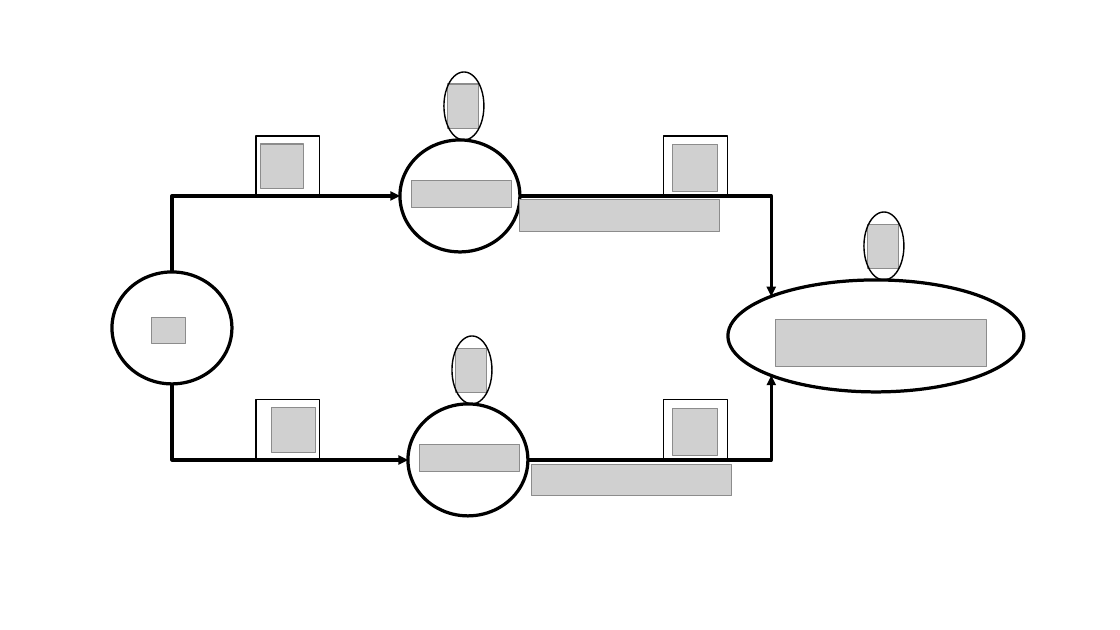
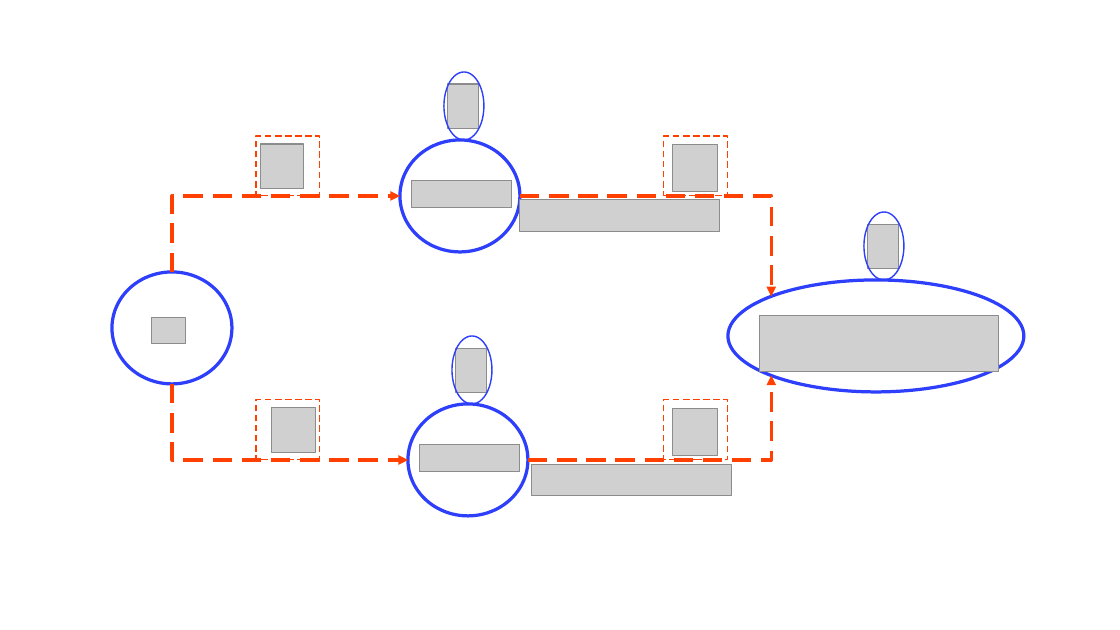
Before and after one commit to Morisset/AI4neb, a slide deck: slide 1 of docs/ANN_1_2.odp. Drawn at 1120x630 pixels with LibreOffice and Linux fonts; fonts in the diff are those of the drawing; grey boxes stand for pictures. Boxes give left, top, right and bottom in pixels: in the first picture for what was removed or moved away, otherwise in the second. Text is boxed around its words. In the diff, an @@ line names an element or a change of style, - is before the commit and + after.

```diff
--- a/docs/ANN_1_2.odp
+++ b/docs/ANN_1_2.odp
@@ outline #000000 0.79 pt to #FF4000 0.79 pt in 4 elements at <box>256,136,320,196</box>, <box>256,400,320,460</box>, <box>665,400,729,460</box>, <box>665,136,729,196</box> @@
@@ elbow arrow (172, 272) - (400, 196): stroke #000000 2.3 pt to #FF4000 2.3 pt @@
@@ elbow arrow (520, 196) - (771, 297): stroke #000000 2.3 pt to #FF4000 2.3 pt @@
@@ outline #000000 0.99 pt to #2E3FFB 0.99 pt in 3 elements at <box>444,72,484,140</box>, <box>452,336,492,405</box>, <box>864,212,904,281</box> @@
@@ picture: place and size @@
-picture at <box>776,320,988,367</box>
+picture at <box>760,316,999,372</box>
@@ elbow arrow (172, 384) - (409, 460): stroke #000000 2.3 pt to #FF4000 2.3 pt @@
@@ elbow arrow (528, 460) - (771, 376): stroke #000000 2.3 pt to #FF4000 2.3 pt @@
@@ outline #000000 2.3 pt to #2E3FFB 2.3 pt in 4 elements at <box>112,272,232,384</box>, <box>400,140,520,252</box>, <box>729,281,1024,392</box>, <box>409,405,528,516</box> @@
```
Also in this commit, not shown: 2 other files.
